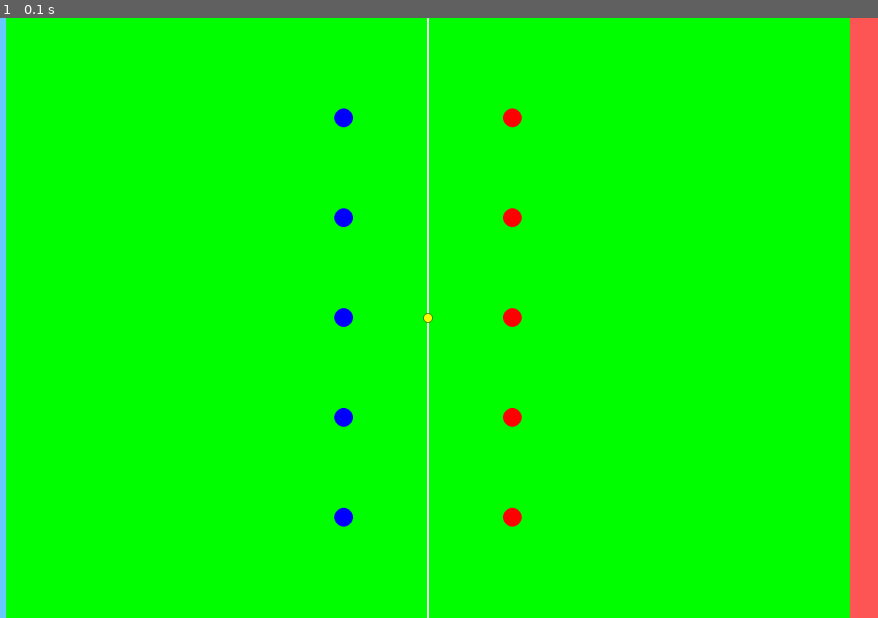
Above: before the commit, frame 1.
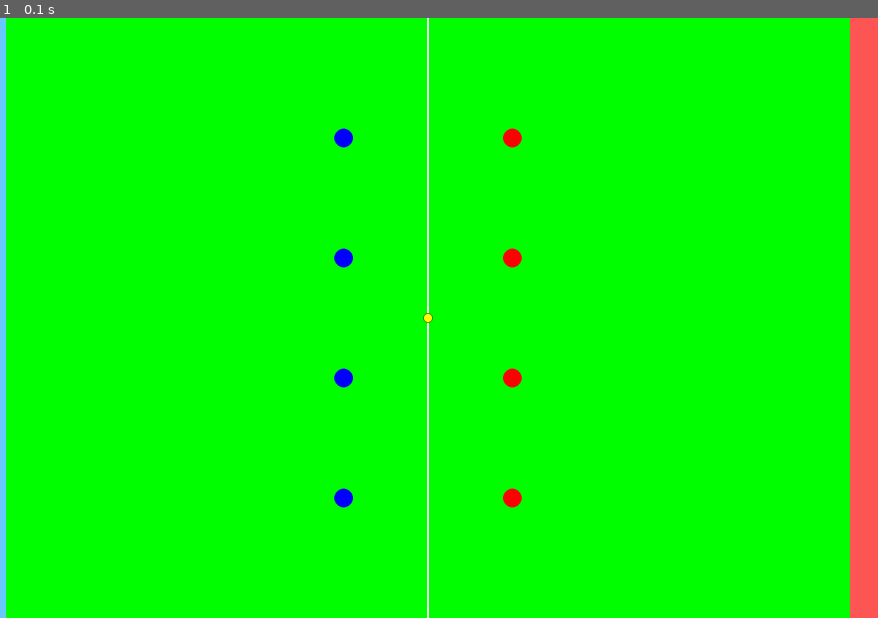
Above: after the commit, the same moment.

Repository: RL-RedLeaf/DiscUI
Game: pygame game, started from main.py
The game is run twice, just before and just after one commit, with the same random seed, the same clock (stepped at 60 frames per second) and the same inputs.
Inputs:
- Up to frame 1 (0.1 s): no input

The runs differ from the first frame. In frame 1, 1.0% of the frame differs, in the area x 38-60%, y 15-85%.

Commit message:
测试提交功能，增加代码可读性修改
你知道我要说什么

Diff:
--- a/DiscUI.py
+++ b/DiscUI.py
@@ -41,7 +41,9 @@
             self,None,
             {self.team1.team_id:self.player_num,self.team2.team_id:self.player_num},
             {self.team1.team_id:(0,0,60,1280),self.team2.team_id:(1860,0,60,1280)},
-            {self.team1.team_id:[[1920//2-180,1280//(self.player_num+1)*(i+1)] for i in range(self.player_num+1)],self.team2.team_id:[[1920//2+180,1280//(self.player_num+1)*(j+1)] for j in range(self.player_num+1)]}))
+            {self.team1.team_id:[[1920//2-180,1280//(self.player_num+1)*(i+1)] for i in range(self.player_num+1)],
+             self.team2.team_id:[[1920//2+180,1280//(self.player_num+1)*(j+1)] for j in range(self.player_num+1)]}
+            ))
         self.event_bus.publish(self.game_state)
         while self.running:
             self.clock.tick(60)
--- a/main.py
+++ b/main.py
@@ -1,3 +1,3 @@
 import DiscUI
 
-DiscUI.game(5)
+DiscUI.game(4)
